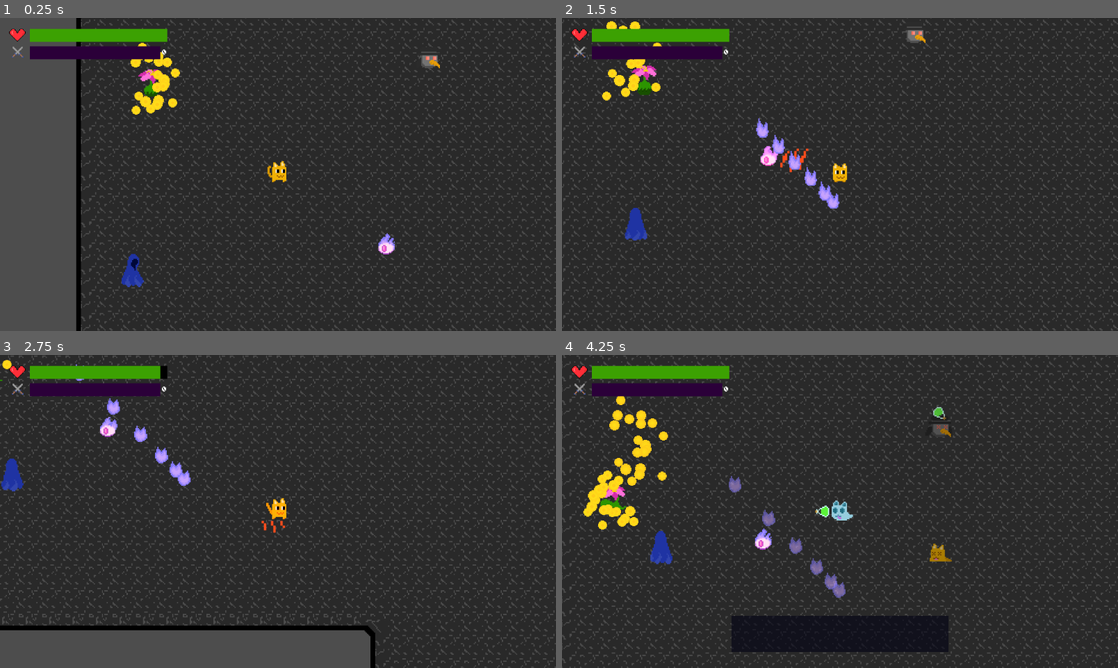
Above: before the commit, frames 1-4 (two rows, left to right).
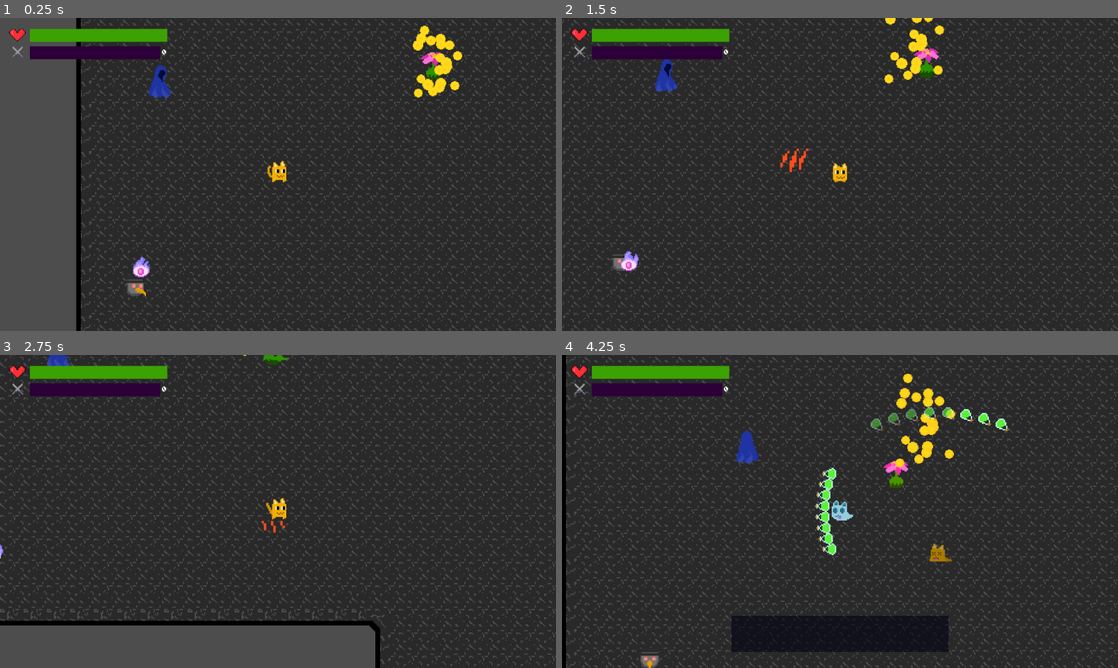
Above: after the commit, the same moments.

Repository: InvertedCarrot/PIXEL-JAM-2025
Game: Godot game, scene res://scenes/levels/dungeons/dungeon1.tscn
Two runs of this game, one before a commit and one after it. Both use one fixed random seed, a clock stepped at 60 frames per second and the inputs below. After the commit the project has no main scene; this scene is started directly in both runs.
Inputs (mouse positions are in pixels of both pictures, inside the frame that each line leads up to):
- Up to frame 1 (0.25 s): no input
- Up to frame 2 (1.5 s): tap Enter (ui_accept) at 0.5, 0.77 s; move the mouse to (962, 158) at 0.52 s; hold Right (right) 0.53-1.28 s; tap Space (attack) at 0.6, 1.35 s; click (962, 158) at 0.67 s; move the mouse to (728, 190) at 1.27 s; hold Down (down) from 1.28 s (still down)
- Up to frame 3 (2.75 s): tap Enter (ui_accept) at 1.52 s; move the mouse to (333, 442) at 2.02 s; release Down (down) at 2.03 s; hold Right (right) from 2.03 s (still down); tap V (harvest) at 2.1 s; tap Space (attack) at 2.3 s
- Up to frame 4 (4.25 s): move the mouse to (812, 574) at 2.77 s; release Right (right) at 2.78 s; hold Up (up) 2.78-3.53 s; tap C (swap_souls) at 2.85 s; click (812, 574) at 2.92 s; tap Enter (ui_accept) at 3.02, 3.77 s; tap Space (attack) at 3.05, 3.6 s; move the mouse to (1006, 558) at 3.52 s; hold Left (left) from 3.53 s (still down); tap 1 (debug) at 4.15 s

The runs differ from the first frame. In frame 1, 2.5% of the frame differs, in the area x 21-84%, y 2-89%; in frame 2, 3.1%; in frame 3, 15%; in frame 4, 17%, in the area x 0-100%, y 0-100%.

Commit message:
temp (#29)

Diff:
--- a/project.godot
+++ b/project.godot
@@ -15,7 +15,6 @@
 [application]
 
 config/name="Pixel-jam-2025"
-run/main_scene="res://scenes/levels/level_template.tscn"
 config/features=PackedStringArray("4.3", "Forward Plus")
 config/icon="res://icon.svg"
 
--- a/scenes/entities/bird/bird.tscn
+++ b/scenes/entities/bird/bird.tscn
@@ -26,6 +26,54 @@
 "values": [0]
 }
 
+[sub_resource type="Animation" id="Animation_pdlj1"]
+resource_name = "bird_dead_down"
+step = 0.25
+tracks/0/type = "value"
+tracks/0/imported = false
+tracks/0/enabled = true
+tracks/0/path = NodePath("EntityImage:frame")
+tracks/0/interp = 1
+tracks/0/loop_wrap = true
+tracks/0/keys = {
+"times": PackedFloat32Array(0, 0.25, 0.5, 0.75),
+"transitions": PackedFloat32Array(1, 1, 1, 1),
+"update": 1,
+"values": [24, 25, 26, 27]
+}
+
+[sub_resource type="Animation" id="Animation_q8f6c"]
+resource_name = "bird_dead_left"
+step = 0.25
+tracks/0/type = "value"
+tracks/0/imported = false
+tracks/0/enabled = true
+tracks/0/path = NodePath("EntityImage:frame")
+tracks/0/interp = 1
+tracks/0/loop_wrap = true
+tracks/0/keys = {
+"times": PackedFloat32Array(0, 0.25, 0.5, 0.75),
+"transitions": PackedFloat32Array(1, 1, 1, 1),
+"update": 1,
+"values": [20, 21, 22, 23]
+}
+
+[sub_resource type="Animation" id="Animation_hdbk0"]
+resource_name = "bird_dead_right"
+step = 0.25
+tracks/0/type = "value"
+tracks/0/imported = false
+tracks/0/enabled = true
+tracks/0/path = NodePath("EntityImage:frame")
+tracks/0/interp = 1
+tracks/0/loop_wrap = true
+tracks/0/keys = {
+"times": PackedFloat32Array(0, 0.25, 0.5, 0.75),
+"transitions": PackedFloat32Array(1, 1, 1, 1),
+"update": 1,
+"values": [16, 17, 18, 19]
+}
+
 [sub_resource type="Animation" id="Animation_1i8e7"]
 resource_name = "bird_run_down"
 loop_mode = 1
@@ -92,54 +140,6 @@
 "transitions": PackedFloat32Array(1, 1, 1, 1),
 "update": 1,
 "values": [8, 9, 10, 11]
-}
-
-[sub_resource type="Animation" id="Animation_hdbk0"]
-resource_name = "bird_dead_right"
-step = 0.25
-tracks/0/type = "value"
-tracks/0/imported = false
-tracks/0/enabled = true
-tracks/0/path = NodePath("EntityImage:frame")
-tracks/0/interp = 1
-tracks/0/loop_wrap = true
-tracks/0/keys = {
-"times": PackedFloat32Array(0, 0.25, 0.5, 0.75),
-"transitions": PackedFloat32Array(1, 1, 1, 1),
-"update": 1,
-"values": [16, 17, 18, 19]
-}
-
-[sub_resource type="Animation" id="Animation_q8f6c"]
-resource_name = "bird_dead_left"
-step = 0.25
-tracks/0/type = "value"
-tracks/0/imported = false
-tracks/0/enabled = true
-tracks/0/path = NodePath("EntityImage:frame")
-tracks/0/interp = 1
-tracks/0/loop_wrap = true
-tracks/0/keys = {
-"times": PackedFloat32Array(0, 0.25, 0.5, 0.75),
-"transitions": PackedFloat32Array(1, 1, 1, 1),
-"update": 1,
-"values": [20, 21, 22, 23]
-}
-
-[sub_resource type="Animation" id="Animation_pdlj1"]
-resource_name = "bird_dead_down"
-step = 0.25
-tracks/0/type = "value"
-tracks/0/imported = false
-tracks/0/enabled = true
-tracks/0/path = NodePath("EntityImage:frame")
-tracks/0/interp = 1
-tracks/0/loop_wrap = true
-tracks/0/keys = {
-"times": PackedFloat32Array(0, 0.25, 0.5, 0.75),
-"transitions": PackedFloat32Array(1, 1, 1, 1),
-"update": 1,
-"values": [24, 25, 26, 27]
 }
 
 [sub_resource type="AnimationLibrary" id="AnimationLibrary_lfvu5"]
--- a/scenes/entities/cat/cat.tscn
+++ b/scenes/entities/cat/cat.tscn
@@ -27,6 +27,54 @@
 "values": [0]
 }
 
+[sub_resource type="Animation" id="Animation_0y3v2"]
+resource_name = "cat_dead_up"
+step = 0.25
+tracks/0/type = "value"
+tracks/0/imported = false
+tracks/0/enabled = true
+tracks/0/path = NodePath("EntityImage:frame")
+tracks/0/interp = 1
+tracks/0/loop_wrap = true
+tracks/0/keys = {
+"times": PackedFloat32Array(0, 0.25, 0.5, 0.75),
+"transitions": PackedFloat32Array(1, 1, 1, 1),
+"update": 1,
+"values": [32, 33, 34, 35]
+}
+
+[sub_resource type="Animation" id="Animation_ol5bj"]
+resource_name = "cat_dead_left"
+step = 0.25
+tracks/0/type = "value"
+tracks/0/imported = false
+tracks/0/enabled = true
+tracks/0/path = NodePath("EntityImage:frame")
+tracks/0/interp = 1
+tracks/0/loop_wrap = true
+tracks/0/keys = {
+"times": PackedFloat32Array(0, 0.25, 0.5, 0.75),
+"transitions": PackedFloat32Array(1, 1, 1, 1),
+"update": 1,
+"values": [28, 29, 30, 31]
+}
+
+[sub_resource type="Animation" id="Animation_j8bbk"]
+resource_name = "cat_dead_right"
+step = 0.25
+tracks/0/type = "value"
+tracks/0/imported = false
+tracks/0/enabled = true
+tracks/0/path = NodePath("EntityImage:frame")
+tracks/0/interp = 1
+tracks/0/loop_wrap = true
+tracks/0/keys = {
+"times": PackedFloat32Array(0, 0.25, 0.5, 0.75),
+"transitions": PackedFloat32Array(1, 1, 1, 1),
+"update": 1,
+"values": [24, 25, 26, 27]
+}
+
 [sub_resource type="Animation" id="Animation_40np2"]
 resource_name = "cat_idle_down"
 loop_mode = 1
@@ -161,54 +209,6 @@
 "transitions": PackedFloat32Array(1, 1, 1, 1),
 "update": 1,
 "values": [8, 9, 10, 11]
-}
-
-[sub_resource type="Animation" id="Animation_j8bbk"]
-resource_name = "cat_dead_right"
-step = 0.25
-tracks/0/type = "value"
-tracks/0/imported = false
-tracks/0/enabled = true
-tracks/0/path = NodePath("EntityImage:frame")
-tracks/0/interp = 1
-tracks/0/loop_wrap = true
-tracks/0/keys = {
-"times": PackedFloat32Array(0, 0.25, 0.5, 0.75),
-"transitions": PackedFloat32Array(1, 1, 1, 1),
-"update": 1,
-"values": [24, 25, 26, 27]
-}
-
-[sub_resource type="Animation" id="Animation_ol5bj"]
-resource_name = "cat_dead_left"
-step = 0.25
-tracks/0/type = "value"
-tracks/0/imported = false
-tracks/0/enabled = true
-tracks/0/path = NodePath("EntityImage:frame")
-tracks/0/interp = 1
-tracks/0/loop_wrap = true
-tracks/0/keys = {
-"times": PackedFloat32Array(0, 0.25, 0.5, 0.75),
-"transitions": PackedFloat32Array(1, 1, 1, 1),
-"update": 1,
-"values": [28, 29, 30, 31]
-}
-
-[sub_resource type="Animation" id="Animation_0y3v2"]
-resource_name = "cat_dead_up"
-step = 0.25
-tracks/0/type = "value"
-tracks/0/imported = false
-tracks/0/enabled = true
-tracks/0/path = NodePath("EntityImage:frame")
-tracks/0/interp = 1
-tracks/0/loop_wrap = true
-tracks/0/keys = {
-"times": PackedFloat32Array(0, 0.25, 0.5, 0.75),
-"transitions": PackedFloat32Array(1, 1, 1, 1),
-"update": 1,
-"values": [32, 33, 34, 35]
 }
 
 [sub_resource type="AnimationLibrary" id="AnimationLibrary_vxowr"]
--- a/scenes/entities/lily/lily.tscn
+++ b/scenes/entities/lily/lily.tscn
@@ -26,6 +26,54 @@
 "values": [0]
 }
 
+[sub_resource type="Animation" id="Animation_gmsi1"]
+resource_name = "lily_dead_down"
+step = 0.25
+tracks/0/type = "value"
+tracks/0/imported = false
+tracks/0/enabled = true
+tracks/0/path = NodePath("EntityImage:frame")
+tracks/0/interp = 1
+tracks/0/loop_wrap = true
+tracks/0/keys = {
+"times": PackedFloat32Array(0, 0.25, 0.5, 0.75),
+"transitions": PackedFloat32Array(1, 1, 1, 1),
+"update": 1,
+"values": [26, 27, 28, 29]
+}
+
+[sub_resource type="Animation" id="Animation_bjrw8"]
+resource_name = "lily_dead_left"
+step = 0.25
+tracks/0/type = "value"
+tracks/0/imported = false
+tracks/0/enabled = true
+tracks/0/path = NodePath("EntityImage:frame")
+tracks/0/interp = 1
+tracks/0/loop_wrap = true
+tracks/0/keys = {
+"times": PackedFloat32Array(0, 0.25, 0.5, 0.75),
+"transitions": PackedFloat32Array(1, 1, 1, 1),
+"update": 1,
+"values": [22, 23, 24, 25]
+}
+
+[sub_resource type="Animation" id="Animation_vykhg"]
+resource_name = "lily_dead_right"
+step = 0.25
+tracks/0/type = "value"
+tracks/0/imported = false
+tracks/0/enabled = true
+tracks/0/path = NodePath("EntityImage:frame")
+tracks/0/interp = 1
+tracks/0/loop_wrap = true
+tracks/0/keys = {
+"times": PackedFloat32Array(0, 0.25, 0.5, 0.75),
+"transitions": PackedFloat32Array(1, 1, 1, 1),
+"update": 1,
+"values": [18, 19, 20, 21]
+}
+
 [sub_resource type="Animation" id="Animation_2x4sm"]
 resource_name = "lily_idle_up"
 loop_mode = 1
@@ -160,54 +208,6 @@
 "transitions": PackedFloat32Array(1, 1, 1, 1),
 "update": 1,
 "values": [14, 15, 16, 17]
-}
-
-[sub_resource type="Animation" id="Animation_vykhg"]
-resource_name = "lily_dead_right"
-step = 0.25
-tracks/0/type = "value"
-tracks/0/imported = false
-tracks/0/enabled = true
-tracks/0/path = NodePath("EntityImage:frame")
-tracks/0/interp = 1
-tracks/0/loop_wrap = true
-tracks/0/keys = {
-"times": PackedFloat32Array(0, 0.25, 0.5, 0.75),
-"transitions": PackedFloat32Array(1, 1, 1, 1),
-"update": 1,
-"values": [18, 19, 20, 21]
-}
-
-[sub_resource type="Animation" id="Animation_bjrw8"]
-resource_name = "lily_dead_left"
-step = 0.25
-tracks/0/type = "value"
-tracks/0/imported = false
-tracks/0/enabled = true
-tracks/0/path = NodePath("EntityImage:frame")
-tracks/0/interp = 1
-tracks/0/loop_wrap = true
-tracks/0/keys = {
-"times": PackedFloat32Array(0, 0.25, 0.5, 0.75),
-"transitions": PackedFloat32Array(1, 1, 1, 1),
-"update": 1,
-"values": [22, 23, 24, 25]
-}
-
-[sub_resource type="Animation" id="Animation_gmsi1"]
-resource_name = "lily_dead_down"
-step = 0.25
-tracks/0/type = "value"
-tracks/0/imported = false
-tracks/0/enabled = true
-tracks/0/path = NodePath("EntityImage:frame")
-tracks/0/interp = 1
-tracks/0/loop_wrap = true
-tracks/0/keys = {
-"times": PackedFloat32Array(0, 0.25, 0.5, 0.75),
-"transitions": PackedFloat32Array(1, 1, 1, 1),
-"update": 1,
-"values": [26, 27, 28, 29]
 }
 
 [sub_resource type="AnimationLibrary" id="AnimationLibrary_ic5tj"]
--- a/scenes/entities/reaper/reaper.tscn
+++ b/scenes/entities/reaper/reaper.tscn
@@ -26,6 +26,54 @@
 "values": [16]
 }
 
+[sub_resource type="Animation" id="Animation_22y63"]
+resource_name = "reaper_dead_down"
+step = 0.25
+tracks/0/type = "value"
+tracks/0/imported = false
+tracks/0/enabled = true
+tracks/0/path = NodePath("EntityImage:frame")
+tracks/0/interp = 1
+tracks/0/loop_wrap = true
+tracks/0/keys = {
+"times": PackedFloat32Array(0, 0.25, 0.5, 0.75),
+"transitions": PackedFloat32Array(1, 1, 1, 1),
+"update": 1,
+"values": [24, 25, 26, 27]
+}
+
+[sub_resource type="Animation" id="Animation_yilip"]
+resource_name = "reaper_dead_left"
+step = 0.25
+tracks/0/type = "value"
+tracks/0/imported = false
+tracks/0/enabled = true
+tracks/0/path = NodePath("EntityImage:frame")
+tracks/0/interp = 1
+tracks/0/loop_wrap = true
+tracks/0/keys = {
+"times": PackedFloat32Array(0, 0.25, 0.5, 0.75),
+"transitions": PackedFloat32Array(1, 1, 1, 1),
+"update": 1,
+"values": [20, 21, 22, 23]
+}
+
+[sub_resource type="Animation" id="Animation_20swn"]
+resource_name = "reaper_dead_right"
+step = 0.25
+tracks/0/type = "value"
+tracks/0/imported = false
+tracks/0/enabled = true
+tracks/0/path = NodePath("EntityImage:frame")
+tracks/0/interp = 1
+tracks/0/loop_wrap = true
+tracks/0/keys = {
+"times": PackedFloat32Array(0, 0.25, 0.5, 0.75),
+"transitions": PackedFloat32Array(1, 1, 1, 1),
+"update": 1,
+"values": [16, 17, 18, 19]
+}
+
 [sub_resource type="Animation" id="Animation_8lceh"]
 resource_name = "reaper_run_down"
 loop_mode = 1
@@ -92,54 +140,6 @@
 "transitions": PackedFloat32Array(1, 1, 1, 1),
 "update": 1,
 "values": [8, 9, 10, 11]
-}
-
-[sub_resource type="Animation" id="Animation_20swn"]
-resource_name = "reaper_dead_right"
-step = 0.25
-tracks/0/type = "value"
-tracks/0/imported = false
-tracks/0/enabled = true
-tracks/0/path = NodePath("EntityImage:frame")
-tracks/0/interp = 1
-tracks/0/loop_wrap = true
-tracks/0/keys = {
-"times": PackedFloat32Array(0, 0.25, 0.5, 0.75),
-"transitions": PackedFloat32Array(1, 1, 1, 1),
-"update": 1,
-"values": [16, 17, 18, 19]
-}
-
-[sub_resource type="Animation" id="Animation_yilip"]
-resource_name = "reaper_dead_left"
-step = 0.25
-tracks/0/type = "value"
-tracks/0/imported = false
-tracks/0/enabled = true
-tracks/0/path = NodePath("EntityImage:frame")
-tracks/0/interp = 1
-tracks/0/loop_wrap = true
-tracks/0/keys = {
-"times": PackedFloat32Array(0, 0.25, 0.5, 0.75),
-"transitions": PackedFloat32Array(1, 1, 1, 1),
-"update": 1,
-"values": [20, 21, 22, 23]
-}
-
-[sub_resource type="Animation" id="Animation_22y63"]
-resource_name = "reaper_dead_down"
-step = 0.25
-tracks/0/type = "value"
-tracks/0/imported = false
-tracks/0/enabled = true
-tracks/0/path = NodePath("EntityImage:frame")
-tracks/0/interp = 1
-tracks/0/loop_wrap = true
-tracks/0/keys = {
-"times": PackedFloat32Array(0, 0.25, 0.5, 0.75),
-"transitions": PackedFloat32Array(1, 1, 1, 1),
-"update": 1,
-"values": [24, 25, 26, 27]
 }
 
 [sub_resource type="AnimationLibrary" id="AnimationLibrary_mo3gb"]
--- a/scenes/entities/soul/soul.gd
+++ b/scenes/entities/soul/soul.gd
@@ -35,4 +35,14 @@
 	pass
 
 func attack() -> void:
-	spawn_attack_entity(potion_scene, direction)
+	var potion_amount = 8
+	var deg_between_potions: float = 6
+	var angle_offset_deg = -(potion_amount - 1) * deg_between_potions/2
+	for i in range(potion_amount):
+		var attack_angle
+		if is_player:
+			attack_angle = direction.angle() + deg_to_rad(angle_offset_deg)
+		else:
+			attack_angle = dir_to_player.angle() + deg_to_rad(angle_offset_deg)
+		spawn_attack_entity(potion_scene, Vector2(cos(attack_angle), sin(attack_angle)))
+		angle_offset_deg += deg_between_potions
--- a/scenes/levels/abstract_dungeon.tscn
+++ b/scenes/levels/abstract_dungeon.tscn
@@ -1,7 +1,7 @@
 [gd_scene load_steps=3 format=3 uid="uid://c5djsy4nr40ou"]
 
 [ext_resource type="PackedScene" uid="uid://4ixo48h447bf" path="res://scenes/UI.tscn" id="1_fvsps"]
-[ext_resource type="Script" path="res://scenes/levels/set_level.gd" id="1_snu1k"]
+[ext_resource type="Script" path="res://scenes/levels/set_dungeon.gd" id="1_snu1k"]
 
 [node name="AbstractDungeon" type="Node2D"]
 script = ExtResource("1_snu1k")
--- /dev/null
+++ b/scenes/levels/bounce_test_dungeon.tscn
@@ -0,0 +1,5 @@
+[gd_scene load_steps=2 format=3 uid="uid://evvajdfwqwd4"]
+
+[ext_resource type="PackedScene" uid="uid://c5djsy4nr40ou" path="res://scenes/levels/abstract_dungeon.tscn" id="1_1vt0l"]
+
+[node name="BounceTest" instance=ExtResource("1_1vt0l")]
--- a/scenes/levels/dungeons/dungeon1.tscn
+++ b/scenes/levels/dungeons/dungeon1.tscn
@@ -4,7 +4,7 @@
 [ext_resource type="PackedScene" uid="uid://cdk45om0htpgx" path="res://scenes/levels/rooms/room1.tscn" id="2_x023l"]
 [ext_resource type="PackedScene" uid="uid://eleagudjkq11" path="res://scenes/levels/rooms/room2.tscn" id="3_obtpb"]
 
-[node name="AbstractDungeon" instance=ExtResource("1_7eu1p")]
+[node name="Dungeon1" instance=ExtResource("1_7eu1p")]
 num_enemies = {
 "Bird": 1,
 "Cat": 0,
--- a/scenes/levels/level_debug.tscn
+++ b/scenes/levels/level_debug.tscn
@@ -1,7 +1,6 @@
-[gd_scene load_steps=6 format=4 uid="uid://dj2n5d0o8cbec"]
+[gd_scene load_steps=5 format=4 uid="uid://5ef8pmq4sjcj"]
 
-[ext_resource type="PackedScene" uid="uid://dxg4ddslja36" path="res://scenes/levels/level_template.tscn" id="1_pyjq8"]
-[ext_resource type="Texture2D" uid="uid://ch35wa3g86x6r" path="res://assets/tilemap.png" id="2_wcoa0"]
+[ext_resource type="Texture2D" uid="uid://ptrrww0qehe7" path="res://assets/tilemap.png" id="2_wcoa0"]
 
 [sub_resource type="PhysicsMaterial" id="PhysicsMaterial_78sc6"]
 bounce = 1.0
@@ -43,7 +42,7 @@
 physics_layer_0/physics_material = SubResource("PhysicsMaterial_78sc6")
 sources/0 = SubResource("TileSetAtlasSource_fa116")
 
-[node name="LevelDebug" instance=ExtResource("1_pyjq8")]
+[node name="LevelDebug"]
 position = Vector2(-1, 0)
 num_enemies = {
 "Bird": 2,
--- a/scenes/levels/level_template.tscn
+++ /dev/null
@@ -1,38 +0,0 @@
-[gd_scene load_steps=4 format=3 uid="uid://dxg4ddslja36"]
-
-[ext_resource type="Script" path="res://scenes/levels/set_level.gd" id="1_6pynj"]
-[ext_resource type="PackedScene" uid="uid://4ixo48h447bf" path="res://scenes/UI.tscn" id="2_cuhtr"]
-[ext_resource type="Texture2D" uid="uid://dr6yu5oxwjqgd" path="res://assets/placeholder_background.jpg" id="3_55tbf"]
-
-[node name="LevelTemplate" type="Node2D" groups=["Enemies", "Player"]]
-script = ExtResource("1_6pynj")
-num_enemies = {
-"Bird": 3,
-"Cat": 3,
-"Fireball": 3,
-"Lily": 3,
-"Reaper": 3
-}
-
-[node name="TempBackground" type="Sprite2D" parent="."]
-position = Vector2(1200, 673)
-scale = Vector2(4, 4)
-texture = ExtResource("3_55tbf")
-
-[node name="Player" type="Node2D" parent="."]
-unique_name_in_owner = true
-
-[node name="Enemies" type="Node2D" parent="."]
-unique_name_in_owner = true
-
-[node name="DeadEnemies" type="Node2D" parent="."]
-unique_name_in_owner = true
-
-[node name="AttackEntities" type="Node2D" parent="."]
-unique_name_in_owner = true
-
-[node name="UI" parent="." instance=ExtResource("2_cuhtr")]
-
-[connection signal="child_entered_tree" from="Player" to="." method="_on_player_child_entered_tree"]
-[connection signal="child_entered_tree" from="Enemies" to="." method="_on_enemies_child_entered_tree"]
-[connection signal="child_entered_tree" from="DeadEnemies" to="." method="_on_dead_enemies_child_entered_tree"]
Renamed: scenes/levels/set_level.gd -> scenes/levels/set_dungeon.gd
Not shown, changed: assets/entities/.DS_Store
